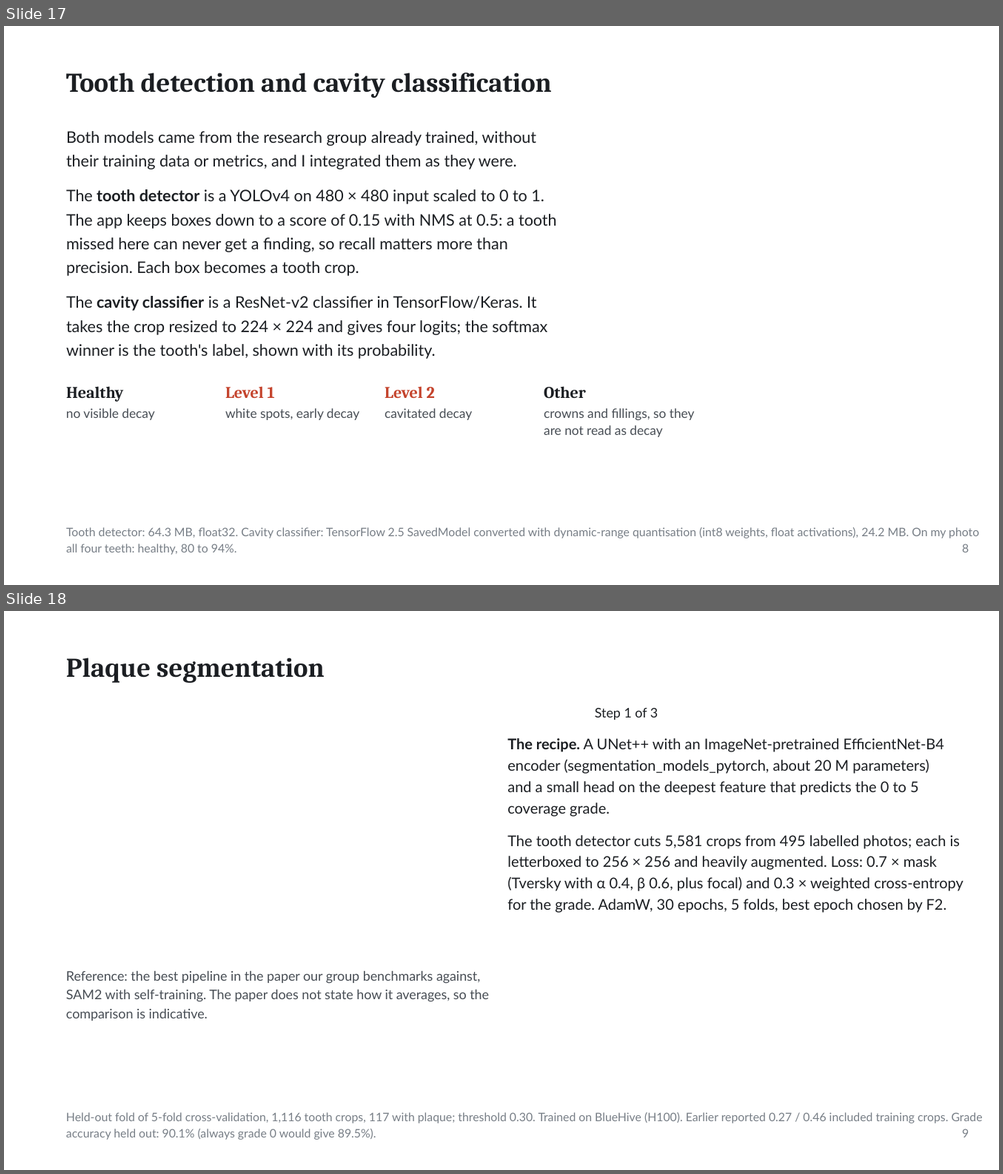
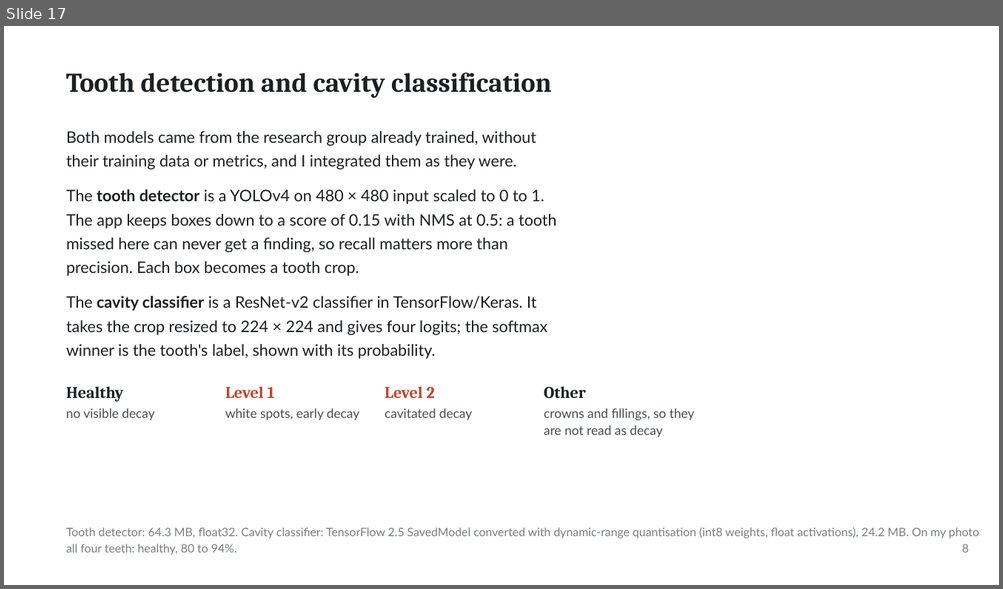
Before and after one commit to ertugrul-senturk/interactive-slides, a slide deck: public/decks/2026-11-smart-teeth.pptx. Shown one above the other, each under a label of ours: slides 17 and 18 before the commit, slide 17 after it. The pictures are 1003x1174 and 1003x589 pixels, drawn with LibreOffice and Linux fonts; fonts in the diff are those of the drawing; background and template pictures are left out. Boxes give left, top, right and bottom in pixels: in the first picture for what was removed or moved away, otherwise in the second. Text is boxed around its words. In the diff, an @@ line names an element or a change of style, - is before the commit and + after.

```diff
--- a/public/decks/2026-11-smart-teeth.pptx
+++ b/public/decks/2026-11-smart-teeth.pptx
@@ slide 18 removed at [4,611,999,1170], background picture (left out) @@
@@ text removed at [66,658,324,683] @@
-Plaque segmentation
@@ text removed at [595,708,657,720] @@
-Step 1 of 3
@@ text removed at [507,738,944,817] @@
-The recipe. A UNet++ with an ImageNet-pretrained EfficientNet-B4
-encoder (segmentation_models_pytorch, about 20 M parameters)
-and a small head on the deepest feature that predicts the 0 to 5
-coverage grade.
@@ text removed at [507,835,963,913] @@
-The tooth detector cuts 5,581 crops from 495 labelled photos; each is
-letterboxed to 256 × 256 and heavily augmented. Loss: 0.7 × mask
-(Tversky with α 0.4, β 0.6, plus focal) and 0.3 × weighted cross-entropy
-for the grade. AdamW, 30 epochs, 5 folds, best epoch chosen by F2.
@@ text removed at [66,971,489,1021] @@
-Reference: the best pipeline in the paper our group benchmarks against,
-SAM2 with self-training. The paper does not state how it averages, so the
-comparison is indicative.
@@ text removed at [66,1113,948,1140] @@
-Held-out fold of 5-fold cross-validation, 1,116 tooth crops, 117 with plaque; threshold 0.30. Trained on BlueHive (H100). Earlier reported 0.27 / 0.46 included training crops. Grade
-accuracy held out: 90.1% (always grade 0 would give 89.5%).
@@ text removed at [962,1129,968,1138] @@
-9
```
Also in this commit, not shown: 1 slide changed, 1 slide added, 2 other slides removed, 4 other files.
